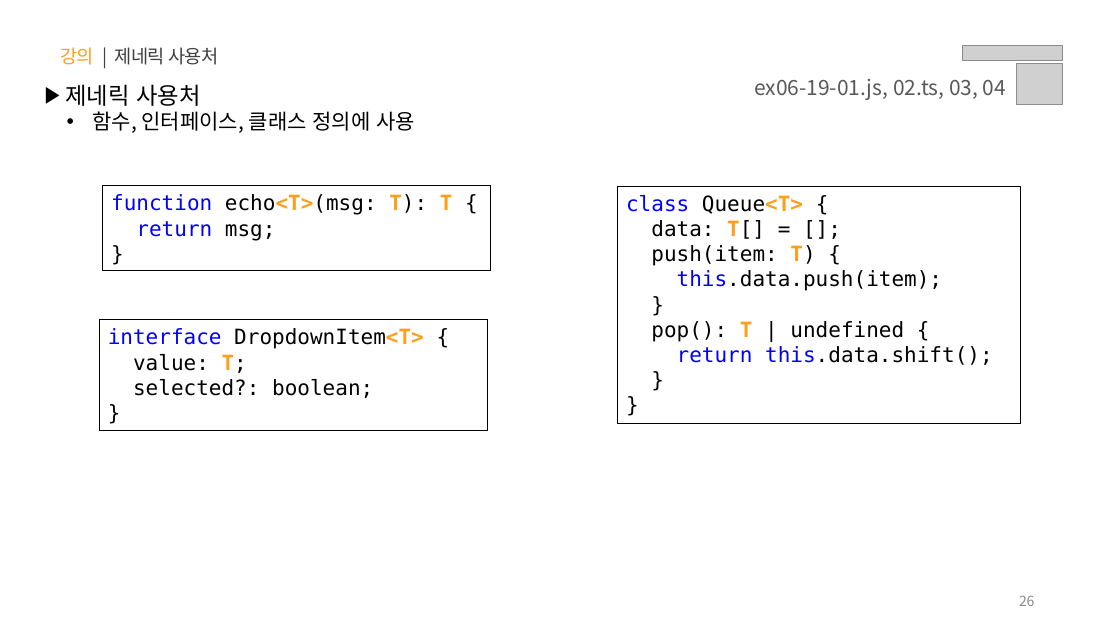
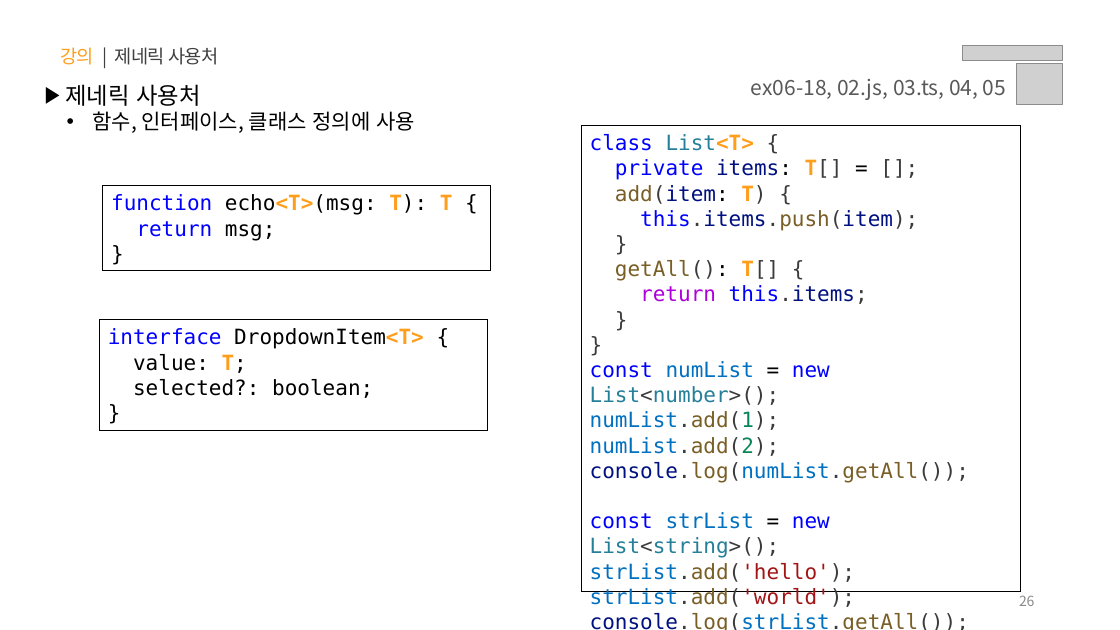
Before and after one commit to jeong0403/learn-JS, a slide deck: slide 26 of PPT/06.자바스크립트 - 타입스크립트.pptx. Drawn at 1120x630 pixels with LibreOffice and Linux fonts; fonts in the diff are those of the drawing; grey boxes stand for pictures. Boxes give left, top, right and bottom in pixels: in the first picture for what was removed or moved away, otherwise in the second. Text is boxed around its words. In the diff, an @@ line names an element or a change of style, - is before the commit and + after.

```diff
--- a/PPT/06.자바스크립트 - 타입스크립트.pptx
+++ b/PPT/06.자바스크립트 - 타입스크립트.pptx
@@ text at (x1=751, y1=79, x2=1006, y2=100): text changed @@
-ex06-19-01.js, 02.ts, 03, 04
+ex06-18, 02.js, 03.ts, 04, 05
@@ rectangle "class List<T> {" resized from (x1=618, y1=187, x2=1021, y2=424) to (x1=581, y1=125, x2=1021, y2=592) @@
@@ rectangle "class List<T> {" at (x1=581, y1=125, x2=1021, y2=592): text colour #000000 to #3B3B3B in "}", "}" @@
@@ text in rectangle at (x1=590, y1=134, x2=918, y2=304): text changed; text colour #000000 to #001080 @@
-class Queue<T> {
-data: T[] = [];
-push(item: T) {
-this.data.push(item);
-}
-pop(): T | undefined {
-return this.data.shift();
+class List<T> {
+private items: T[] = [];
+add(item: T) {
+this.items.push(item);
+}
+getAll(): T[] {
+return this.items;
@@ text in rectangle at (x1=590, y1=361, x2=969, y2=607): paragraphs added @@
+const numList = new List<number>();
+numList.add(1);
+numList.add(2);
+console.log(numList.getAll());
+const strList = new List<string>();
+strList.add('hello');
+strList.add('world');
+console.log(strList.getAll());
```
Also in this commit, not shown: 19 other slides changed, 3 slides added, 1 slide removed, 43 other files.
